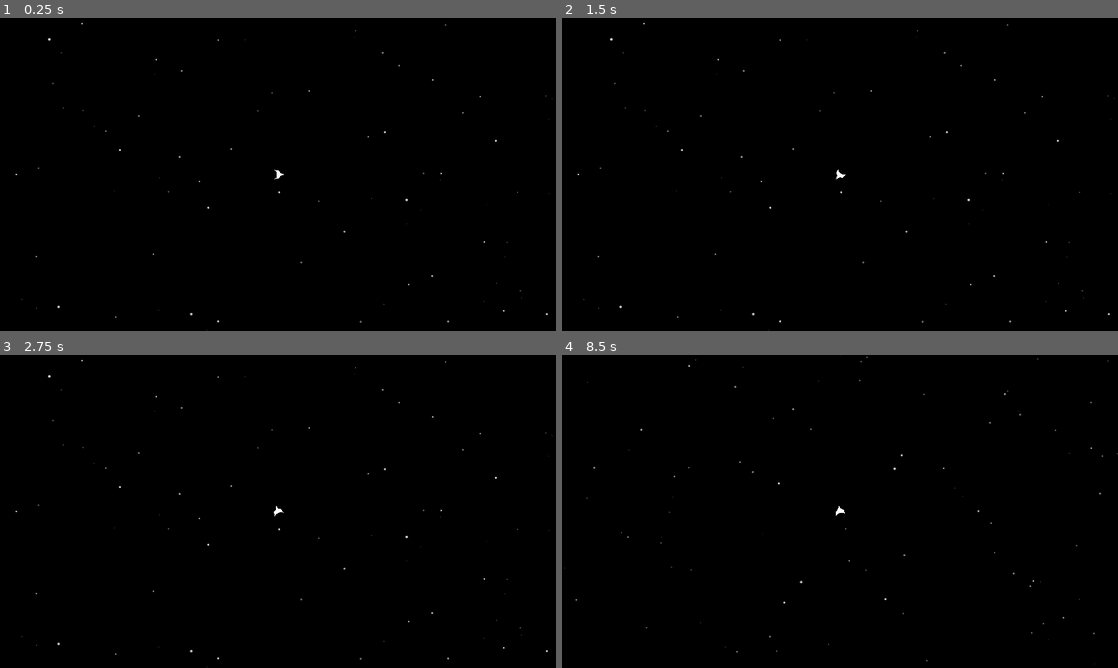
Above: before the commit, frames 1-4 (two rows, left to right).
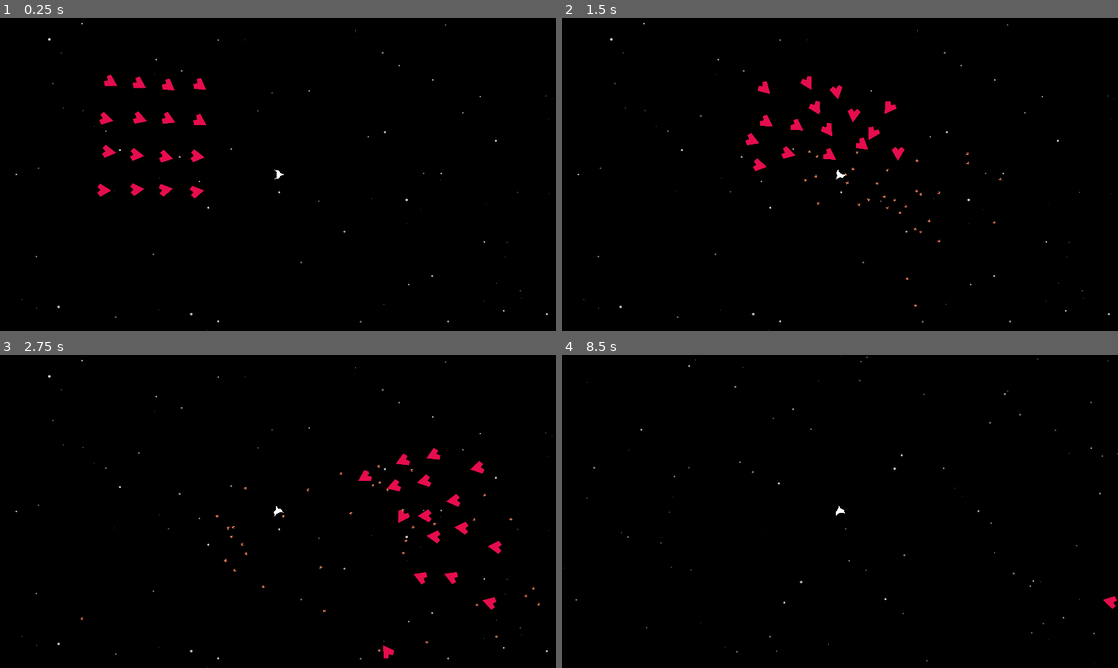
Above: after the commit, the same moments.

Repository: krets/space-octo
Game: Godot game, scene res://scenes/Game.tscn
Two runs of this game, one before a commit and one after it. Both use one fixed random seed, a clock stepped at 60 frames per second and the inputs below.
Inputs:
- Up to frame 1 (0.25 s): no input
- Up to frame 2 (1.5 s): hold D (turn_right) 0.53-1.28 s; hold / (dash) 0.53-1.28 s; hold S (brake) from 1.28 s (still down); tap / (dash) at 1.35 s
- Up to frame 3 (2.75 s): release S (brake) at 2.03 s; hold D (turn_right) from 2.03 s (still down); hold / (dash) from 2.03 s (still down)
- Up to frame 4 (8.5 s): release D (turn_right) at 2.78 s; release / (dash) at 2.78 s; hold W (thrust) 2.78-3.53 s; tap / (dash) every 1.5 s from 2.85 to 7.35 s; hold / (dash) 3.53-4.28 s; hold A (turn_left) 3.53-5.03 s; hold S (brake) 5.03-5.78 s; hold / (dash) 5.03-5.78 s; hold D (turn_right) 5.78-6.53 s; hold W (thrust) 6.53-7.28 s; hold / (dash) 6.53-7.28 s; hold D (turn_right) 7.28-8.03 s; hold S (brake) from 8.03 s (still down); hold / (dash) from 8.03 s (still down)

The runs differ from the first frame. In frame 1, 0.9% of the frame differs, in the area x 17-38%, y 18-58%; in frame 2, 1.0%; in frame 3, 1.0%, in the area x 14-98%, y 29-98%; in frame 4, less than 0.1%.

Commit message:
added WIP enemies
The enemies chase the player and fire. There is not damage and the player can't fire back. Once flying the enemies struggle to stay near enough to fire, needs lot's of tuning still. Fun test though.

Diff:
--- /dev/null
+++ b/images/icon.svg
@@ -0,0 +1 @@
+<svg xmlns="http://www.w3.org/2000/svg" width="128" height="128"><rect width="124" height="124" x="2" y="2" fill="#363d52" stroke="#212532" stroke-width="4" rx="14"/><g fill="#fff" transform="translate(12.322 12.322)scale(.101)"><path d="M105 673v33q407 354 814 0v-33z"/><path fill="#478cbf" d="m105 673 152 14q12 1 15 14l4 67 132 10 8-61q2-11 15-15h162q13 4 15 15l8 61 132-10 4-67q3-13 15-14l152-14V427q30-39 56-81-35-59-83-108-43 20-82 47-40-37-88-64 7-51 8-102-59-28-123-42-26 43-46 89-49-7-98 0-20-46-46-89-64 14-123 42 1 51 8 102-48 27-88 64-39-27-82-47-48 49-83 108 26 42 56 81zm0 33v39c0 276 813 276 814 0v-39l-134 12-5 69q-2 10-14 13l-162 11q-12 0-16-11l-10-65H446l-10 65q-4 11-16 11l-162-11q-12-3-14-13l-5-69z"/><path d="M483 600c0 34 58 34 58 0v-86c0-34-58-34-58 0z"/><circle cx="725" cy="526" r="90"/><circle cx="299" cy="526" r="90"/></g><g fill="#414042" transform="translate(12.322 12.322)scale(.101)"><circle cx="307" cy="532" r="60"/><circle cx="717" cy="532" r="60"/></g></svg>
--- a/scenes/Game.tscn
+++ b/scenes/Game.tscn
@@ -1,8 +1,10 @@
-[gd_scene load_steps=4 format=3 uid="uid://fl2kqgotehqv"]
+[gd_scene load_steps=6 format=3 uid="uid://fl2kqgotehqv"]
 
 [ext_resource type="Script" uid="uid://1sg3fatw1k6i" path="res://scripts/game.gd" id="1_lnu2h"]
 [ext_resource type="PackedScene" uid="uid://ooa46g88c56o" path="res://scenes/starfield_parallax.tscn" id="2_lbhrr"]
 [ext_resource type="PackedScene" uid="uid://dqo5pdkg21lrv" path="res://scenes/Player.tscn" id="3_iywne"]
+[ext_resource type="PackedScene" uid="uid://bmijd4k2jph82" path="res://scenes/enemy.tscn" id="4_78awf"]
+[ext_resource type="PackedScene" uid="uid://bj28te1thhmfx" path="res://scenes/enemy_bullet.tscn" id="5_s0nni"]
 
 [node name="Game" type="Node2D"]
 script = ExtResource("1_lnu2h")
@@ -30,3 +32,67 @@
 z_index = 1
 position = Vector2(973, 551)
 motion_mode = 1
+
+[node name="enemy" parent="." instance=ExtResource("4_78awf")]
+position = Vector2(589, 363)
+bullet_scene = ExtResource("5_s0nni")
+
+[node name="enemy2" parent="." instance=ExtResource("4_78awf")]
+position = Vector2(591, 247)
+bullet_scene = ExtResource("5_s0nni")
+
+[node name="enemy3" parent="." instance=ExtResource("4_78awf")]
+position = Vector2(492, 241)
+bullet_scene = ExtResource("5_s0nni")
+
+[node name="enemy4" parent="." instance=ExtResource("4_78awf")]
+position = Vector2(485, 361)
+bullet_scene = ExtResource("5_s0nni")
+
+[node name="enemy5" parent="." instance=ExtResource("4_78awf")]
+position = Vector2(683, 245)
+bullet_scene = ExtResource("5_s0nni")
+
+[node name="enemy6" parent="." instance=ExtResource("4_78awf")]
+position = Vector2(687, 369)
+bullet_scene = ExtResource("5_s0nni")
+
+[node name="enemy7" parent="." instance=ExtResource("4_78awf")]
+position = Vector2(387, 230)
+bullet_scene = ExtResource("5_s0nni")
+
+[node name="enemy8" parent="." instance=ExtResource("4_78awf")]
+position = Vector2(370, 358)
+bullet_scene = ExtResource("5_s0nni")
+
+[node name="enemy9" parent="." instance=ExtResource("4_78awf")]
+position = Vector2(581, 610)
+bullet_scene = ExtResource("5_s0nni")
+
+[node name="enemy10" parent="." instance=ExtResource("4_78awf")]
+position = Vector2(583, 494)
+bullet_scene = ExtResource("5_s0nni")
+
+[node name="enemy11" parent="." instance=ExtResource("4_78awf")]
+position = Vector2(484, 488)
+bullet_scene = ExtResource("5_s0nni")
+
+[node name="enemy12" parent="." instance=ExtResource("4_78awf")]
+position = Vector2(477, 608)
+bullet_scene = ExtResource("5_s0nni")
+
+[node name="enemy13" parent="." instance=ExtResource("4_78awf")]
+position = Vector2(675, 492)
+bullet_scene = ExtResource("5_s0nni")
+
+[node name="enemy14" parent="." instance=ExtResource("4_78awf")]
+position = Vector2(679, 616)
+bullet_scene = ExtResource("5_s0nni")
+
+[node name="enemy15" parent="." instance=ExtResource("4_78awf")]
+position = Vector2(379, 477)
+bullet_scene = ExtResource("5_s0nni")
+
+[node name="enemy16" parent="." instance=ExtResource("4_78awf")]
+position = Vector2(362, 605)
+bullet_scene = ExtResource("5_s0nni")
--- /dev/null
+++ b/scenes/enemy.tscn
@@ -0,0 +1,17 @@
+[gd_scene load_steps=4 format=3 uid="uid://bmijd4k2jph82"]
+
+[ext_resource type="Script" uid="uid://cp80ixdffrggx" path="res://scripts/enemy.gd" id="1_md0e3"]
+[ext_resource type="Texture2D" uid="uid://ck7ps4hbrogmo" path="res://images/red_ship.png" id="2_md0e3"]
+
+[sub_resource type="CircleShape2D" id="CircleShape2D_4ra3w"]
+radius = 22.0227
+
+[node name="CharacterBody2D" type="CharacterBody2D"]
+script = ExtResource("1_md0e3")
+
+[node name="Sprite2D" type="Sprite2D" parent="."]
+scale = Vector2(0.210937, 0.210937)
+texture = ExtResource("2_md0e3")
+
+[node name="CollisionShape2D" type="CollisionShape2D" parent="."]
+shape = SubResource("CircleShape2D_4ra3w")
--- /dev/null
+++ b/scenes/enemy_bullet.tscn
@@ -0,0 +1,11 @@
+[gd_scene load_steps=3 format=3 uid="uid://bj28te1thhmfx"]
+
+[ext_resource type="Script" uid="uid://btot27nu2vevf" path="res://scripts/enemy_bullet.gd" id="1_qx7rs"]
+[ext_resource type="Texture2D" uid="uid://ba2ujso7umty4" path="res://images/splat.png" id="2_38r62"]
+
+[node name="EnemyBullet" type="Node2D"]
+script = ExtResource("1_qx7rs")
+
+[node name="Sprite2D" type="Sprite2D" parent="."]
+scale = Vector2(0.25, 0.25)
+texture = ExtResource("2_38r62")
--- /dev/null
+++ b/scripts/enemy.gd
@@ -0,0 +1,132 @@
+extends CharacterBody2D
+
+@export var thrust_speed : float = 300
+@export var brake_speed : float = 300
+@export var turn_rate : float = 3.0
+@export var max_speed : float = 600
+
+@export var engagement_range: float = 800
+@export var retreat_threshold: float = 0.3  # Health % to start fleeing
+@export var fire_rate: float = 0.5  # Seconds between shots
+@export var orbit_distance: float = 600  # Distance at which AI prefers to orbit
+@export var orbit_strength: float = 0.5  # Strength of orbiting force
+@export var bullet_scene: PackedScene  # Scene to instantiate for enemy bullets
+
+var health: float = 100
+var target: Node2D = null
+var time_since_last_shot: float = 0.0
+var fleeing: bool = false
+
+# AI aim skill variables
+var aim_jitter: float = 0.0  # Inaccuracy factor (radians)
+var aim_prediction_skill: float = 0.0  # 0.0 = no lead, 1.0 = perfect prediction
+
+@onready var player = get_tree().get_first_node_in_group("player")
+
+func _ready():
+	target = player
+	add_to_group("enemy_ai")
+
+	# Randomize aim skill per enemy instance
+	aim_jitter = randf_range(0.01, 0.15)  # Higher = worse aim
+	aim_prediction_skill = randf_range(0.4, 1.0)  # Higher = better leading
+
+func _physics_process(delta: float) -> void:
+	if target == null:
+		return
+
+	var to_target = (target.global_position - global_position)
+	var distance = to_target.length()
+	var predicted_pos = predict_player_position(distance)
+	var target_angle = (predicted_pos - global_position).angle()
+	var angle_diff = wrapf(target_angle - rotation, -PI, PI)
+
+	if health <= retreat_threshold * 100:
+		fleeing = true
+	else:
+		fleeing = false
+
+	# --- ROTATION ---
+	if fleeing:
+		if angle_diff > 0:
+			rotation -= turn_rate * delta
+		else:
+			rotation += turn_rate * delta
+	else:
+		if angle_diff > 0:
+			rotation += turn_rate * delta
+		else:
+			rotation -= turn_rate * delta
+
+	# --- THRUSTING WITH ORBIT + AVOIDANCE ---
+	var thrust = Vector2.ZERO
+	if fleeing:
+		thrust = -Vector2(cos(rotation), sin(rotation)) * thrust_speed
+	else:
+		var forward = Vector2(cos(rotation), sin(rotation))
+		thrust = forward * thrust_speed
+
+		# Add orbital movement when within orbit distance
+		if distance < orbit_distance:
+			var orbit_dir = to_target.orthogonal().normalized()
+			thrust += orbit_dir * (thrust_speed * orbit_strength)
+
+	# Add avoidance steering
+	thrust += avoid_other_enemies() * thrust_speed
+
+	velocity += thrust * delta
+	velocity = velocity.limit_length(max_speed)
+
+	move_and_slide()
+
+	# --- FIRING ---
+	time_since_last_shot += delta  # Always count up
+
+	if not fleeing and distance < engagement_range and abs(angle_diff) < 0.3:
+		if time_since_last_shot >= fire_rate:
+			fire_at(predicted_pos)
+			time_since_last_shot = 0.0
+
+
+func avoid_other_enemies() -> Vector2:
+	var repulsion = Vector2.ZERO
+	var separation_radius = 100.0
+	for other in get_tree().get_nodes_in_group("enemy_ai"):
+		if other == self:
+			continue
+		var distance = global_position.distance_to(other.global_position)
+		if distance < separation_radius:
+			var away = (global_position - other.global_position).normalized()
+			repulsion += away * (1.0 - (distance / separation_radius))
+	return repulsion.normalized()
+
+func predict_player_position(distance_to_target: float) -> Vector2:
+	if not target.has_method("get_velocity"):
+		return target.global_position
+
+	var player_velocity = target.get_velocity()
+	var lead_time = (distance_to_target / max_speed) * aim_prediction_skill
+	var predicted_position = target.global_position + player_velocity * lead_time
+
+	# Add imperfect aim offset (jitter)
+	var jitter_angle = randf_range(-aim_jitter, aim_jitter)
+	return predicted_position.rotated(jitter_angle)
+
+func fire_at(position: Vector2):
+	if bullet_scene == null:
+		return
+
+	var bullet = bullet_scene.instantiate()
+	get_parent().add_child(bullet)
+	bullet.global_position = global_position
+
+	var direction = (position - global_position).normalized()
+	bullet.look_at(position)
+	bullet.direction = direction
+
+func take_damage(amount: float, attacker: Node2D) -> void:
+	health -= amount
+	if health <= 0:
+		queue_free()
+	else:
+		target = attacker
--- /dev/null
+++ b/scripts/enemy_bullet.gd
@@ -0,0 +1,12 @@
+extends Node2D
+
+@export var speed: float = 800
+var direction: Vector2 = Vector2.ZERO
+
+func _process(delta):
+	if direction != Vector2.ZERO:
+		position += direction * speed * delta
+
+	# Optional: cleanup
+	if not get_viewport_rect().has_point(global_position):
+		queue_free()
--- a/scripts/player.gd
+++ b/scripts/player.gd
@@ -28,6 +28,8 @@
 var is_charging = false
 var charge_timer = 0.0
 
+func _ready():
+	add_to_group("player")
 
 func _physics_process(delta: float) -> void:
 	# Handle rotation
Binary file added: images/blue_ship.png
Not shown, added: images/blue_ship.png.import
Not shown, added: images/icon.svg.import
Binary file added: images/pink_ship.png
Not shown, added: images/pink_ship.png.import
Binary file added: images/red_ship.png
Not shown, added: images/red_ship.png.import
Binary file added: images/splat.png
Not shown, added: images/splat.png.import
Not shown, added: scripts/enemy.gd.uid
Not shown, added: scripts/enemy_bullet.gd.uid
